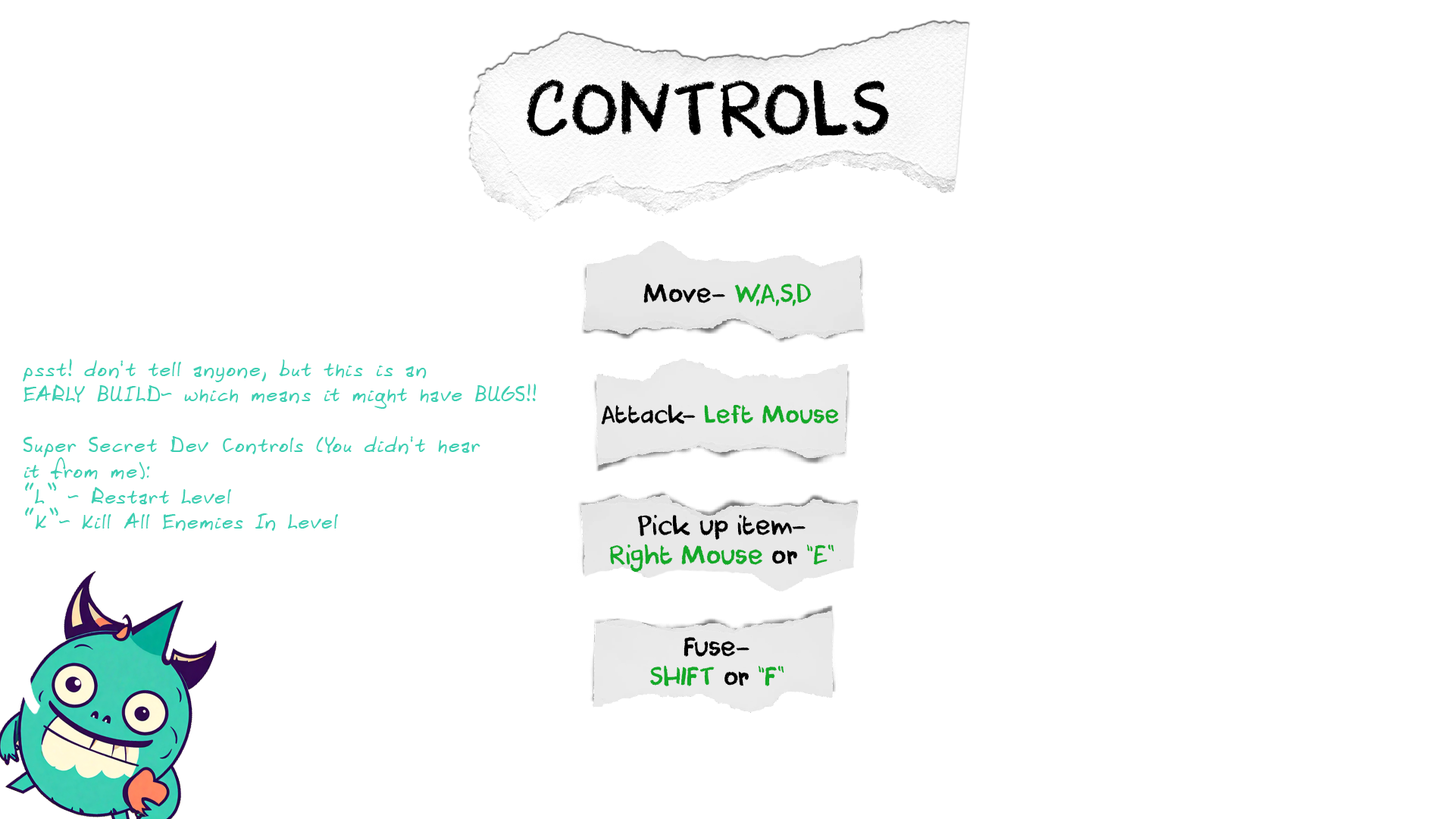
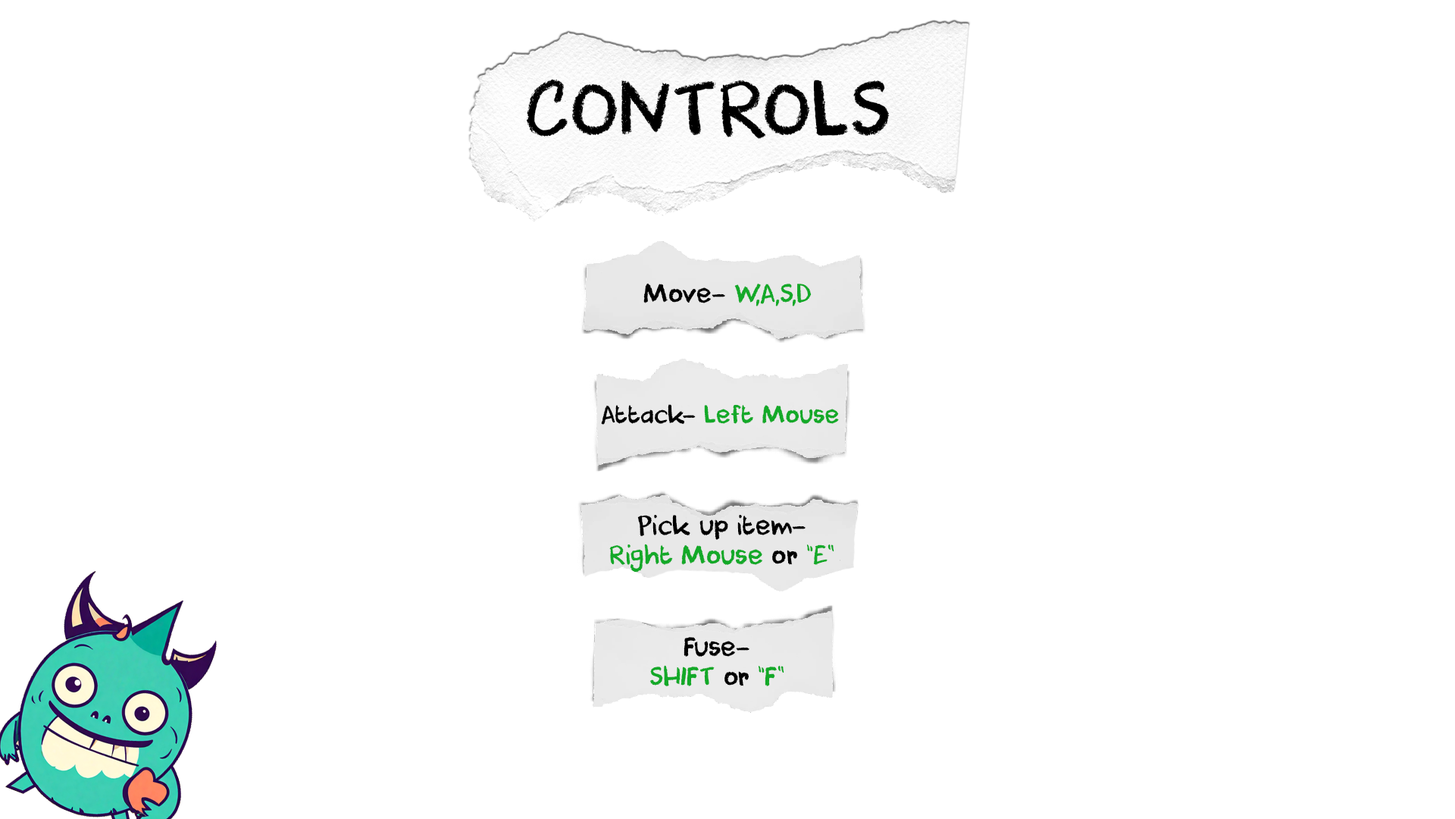
Layers edited between the first and the second (1455, 819) image:
painted on "psst! don't tell anyone, but this is an EARLY BUILD- which mean" over (22, 358, 537, 531)
hid "Ellipse 1" over (22, 676, 41, 715)
